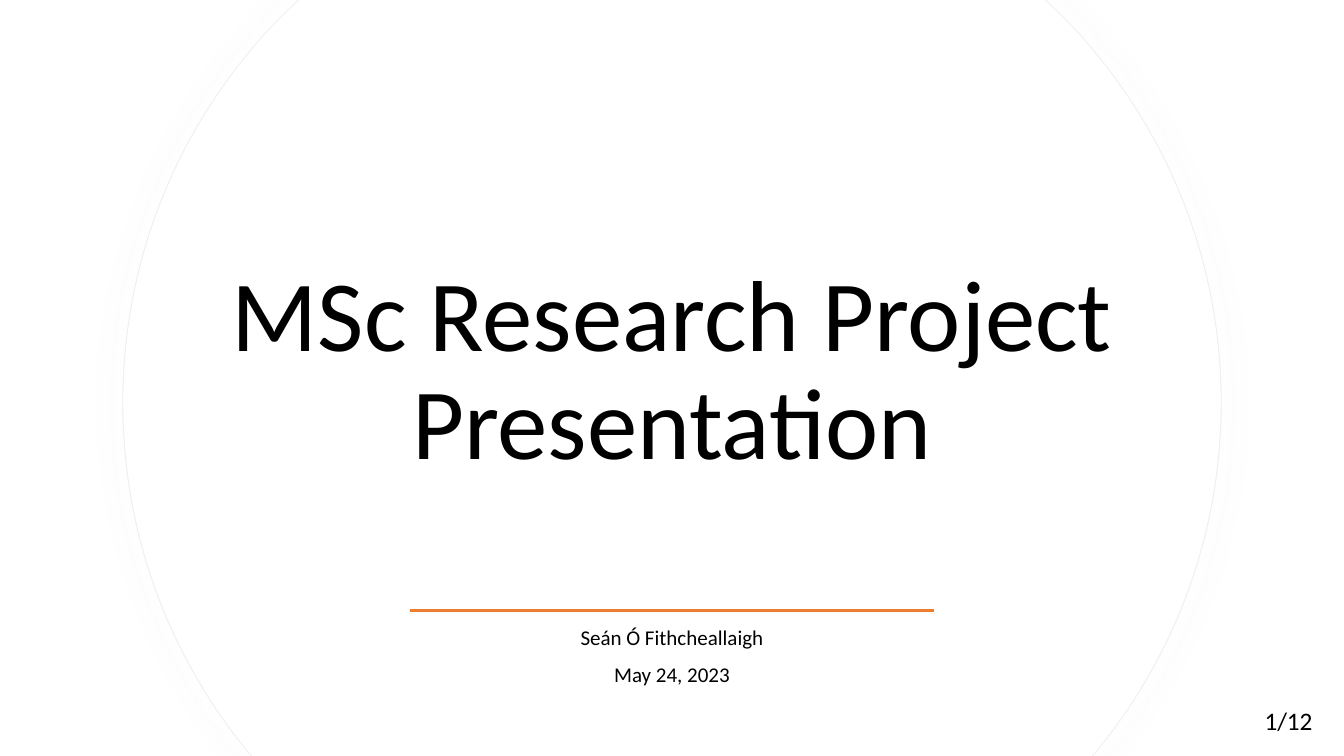
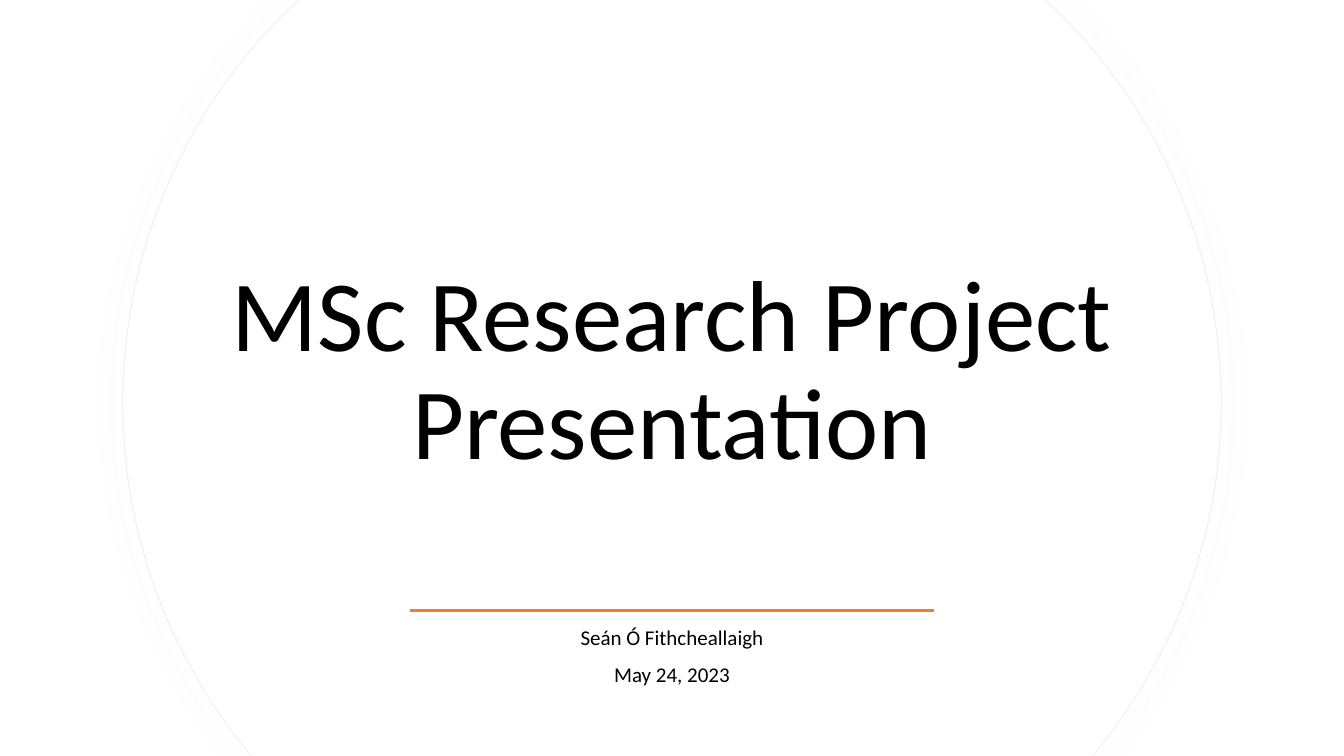
Before and after one commit to ofithcheallaigh/masters_project, a slide deck: slide 1 of Documentation/MSc Research Project Presentation.pptx. Drawn at 1344x756 pixels with LibreOffice and Linux fonts; fonts in the diff are those of the drawing. Boxes give left, top, right and bottom in pixels: in the first picture for what was removed or moved away, otherwise in the second. Text is boxed around its words. In the diff, an @@ line names an element or a change of style, - is before the commit and + after.

```diff
--- a/Documentation/MSc Research Project Presentation.pptx
+++ b/Documentation/MSc Research Project Presentation.pptx
@@ text removed at (x1=1265, y1=712, x2=1313, y2=731) @@
-1/12
```
Also in this commit, not shown: 11 other slides changed, 1 slide added, 1 slide removed.
